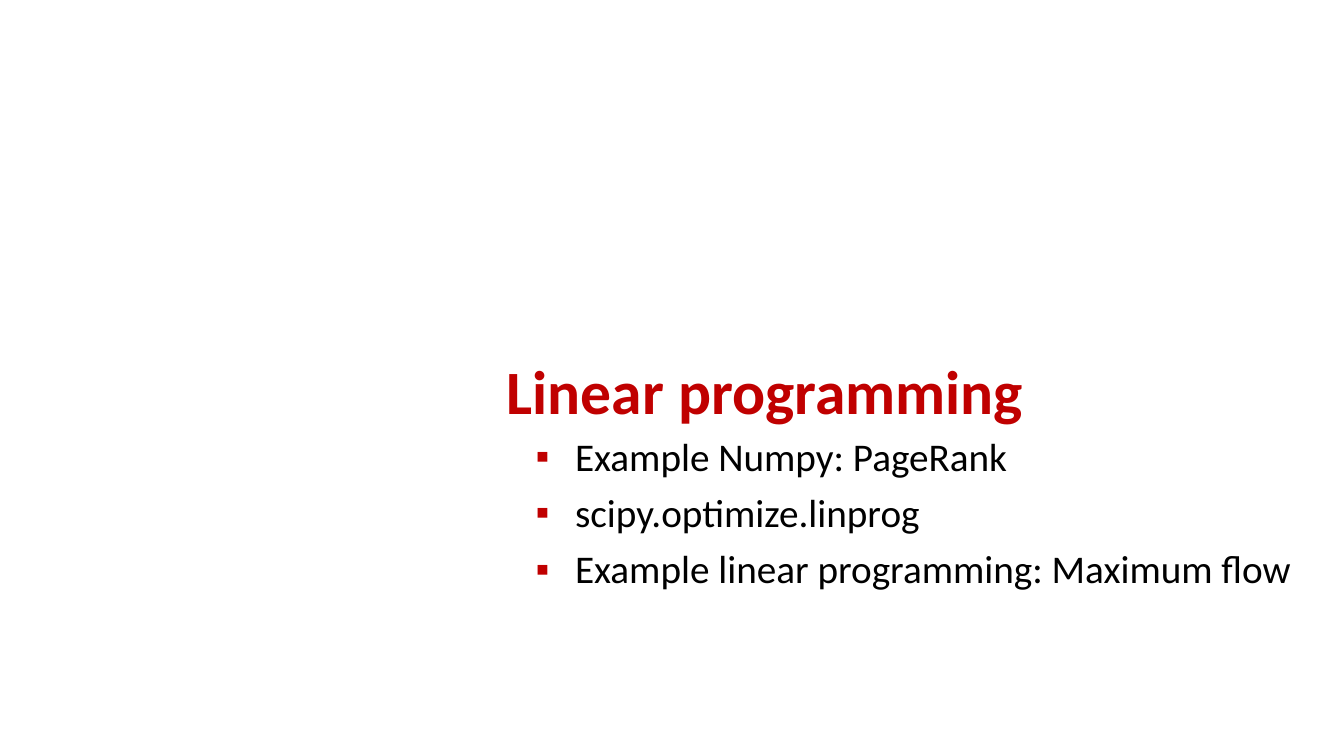
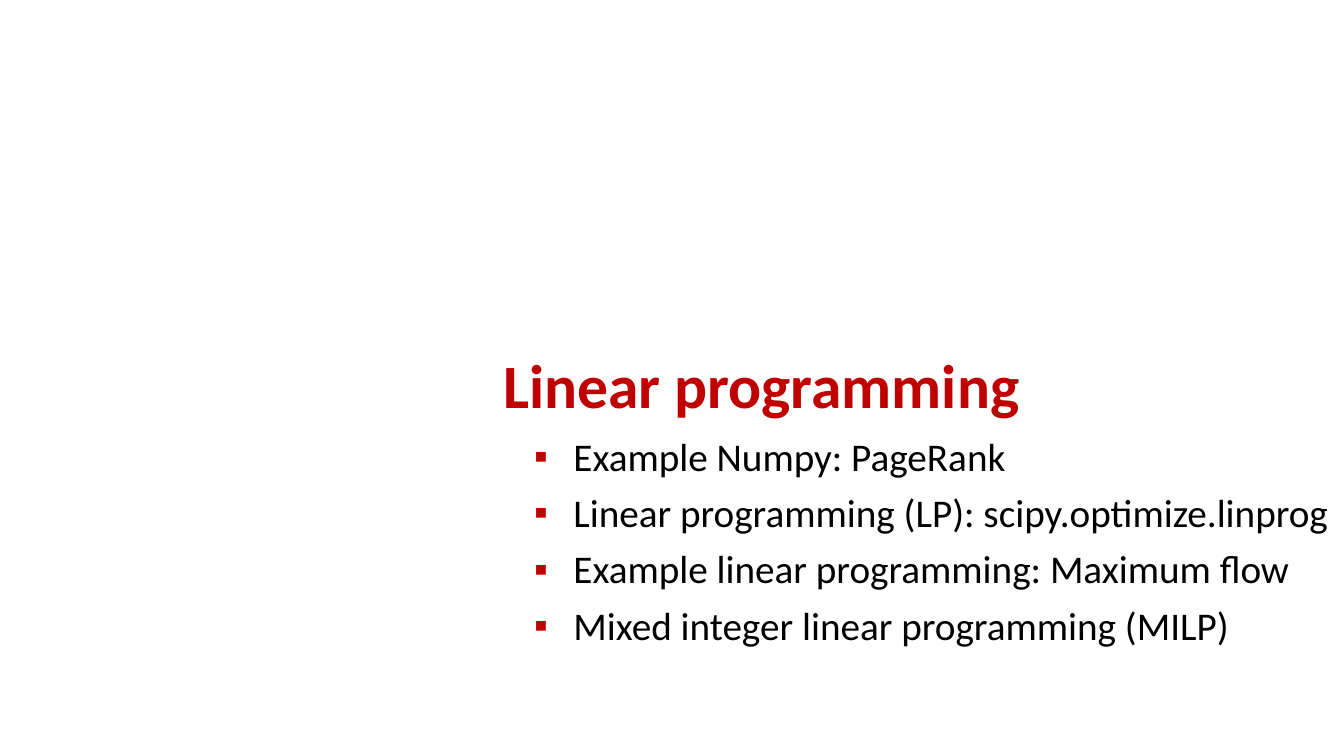
Before and after one commit to gsbrodal/gsbrodal.github.io, a slide deck: slide 1 of ipsa/slides/linear_programming.pptx. Drawn at 1344x756 pixels with LibreOffice and Linux fonts; fonts in the diff are those of the drawing. Boxes give left, top, right and bottom in pixels: in the first picture for what was removed or moved away, otherwise in the second. Text is boxed around its words. In the diff, an @@ line names an element or a change of style, - is before the commit and + after.

Commit message:
all-slides-with-answers.pdf all-slides.pdf code.zip linear_programming.pdf linear_programming.pptx

```diff
--- a/ipsa/slides/linear_programming.pptx
+++ b/ipsa/slides/linear_programming.pptx
@@ title "Linear programming": place and size @@
-title "Linear programming" at [507, 370, 1023, 425]
+title "Linear programming" at [503, 364, 1019, 419]
@@ text at [573, 498, 1327, 534]: text changed @@
-▪ scipy.optimize.linprog
+▪ Linear programming (LP): scipy.optimize.linprog
@@ text at [573, 611, 1229, 647]: paragraph added @@
+▪ Mixed integer linear programming (MILP)
```
Also in this commit, not shown: 15 other slides changed, 3 slides added, 1 slide removed, 4 other files.
